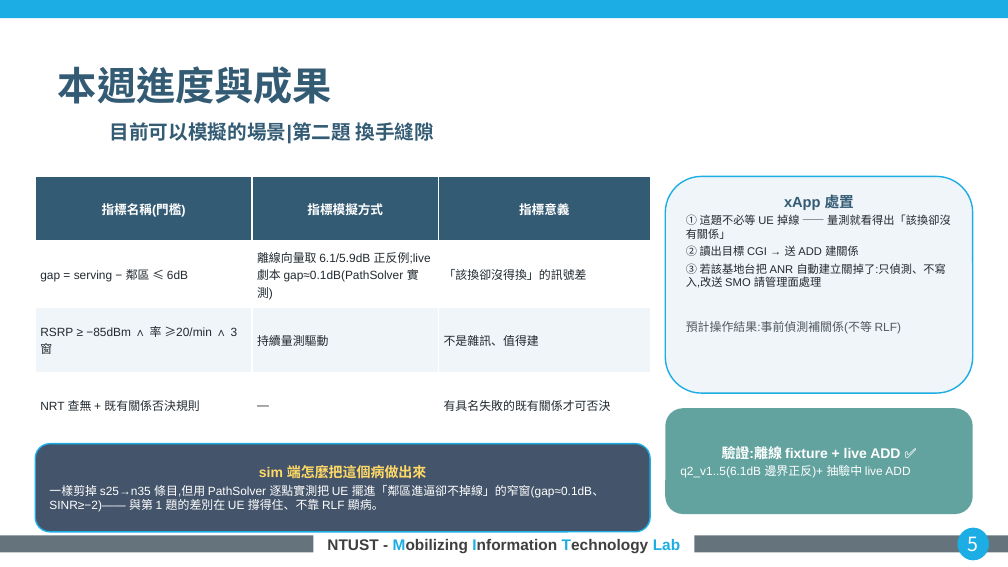
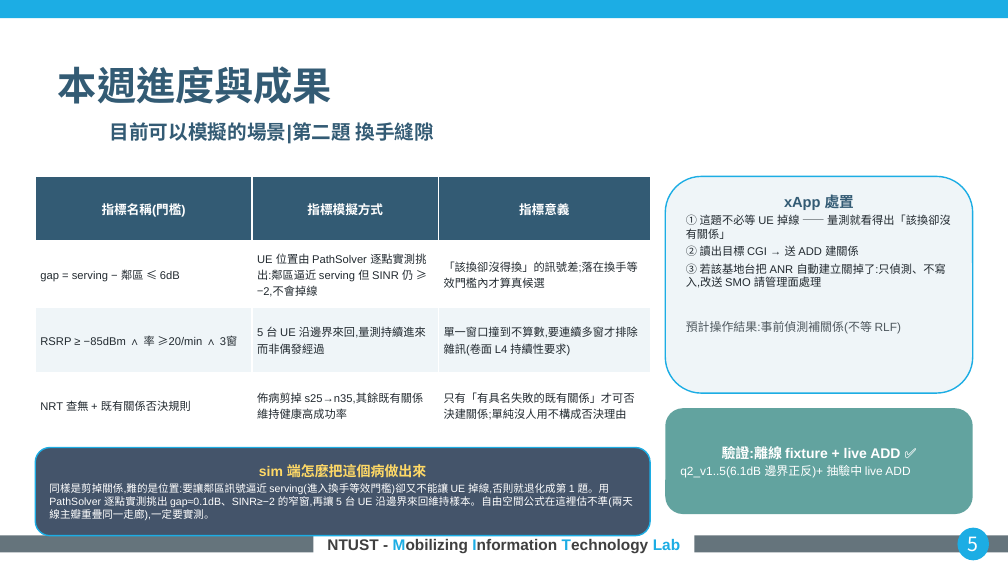
Before and after one commit to kimOuO/RAN-sim-OAI, a slide deck: slide 5 of docs/report/8_27_進度報告_v10十二題.pptx. Drawn at 1008x567 pixels with LibreOffice and Linux fonts; fonts in the diff are those of the drawing; background and template pictures are left out. Boxes give left, top, right and bottom in pixels: in the first picture for what was removed or moved away, otherwise in the second. Text is boxed around its words. In the diff, an @@ line names an element or a change of style, - is before the commit and + after.

```diff
--- a/docs/report/8_27_進度報告_v10十二題.pptx
+++ b/docs/report/8_27_進度報告_v10十二題.pptx
@@ table at [35, 176, 650, 438] @@
-row 2, column 2: 離線向量取 6.1/5.9dB 正反例;live 劇本 gap≈0.1dB(PathSolver 實測)
+row 2, column 2: UE 位置由 PathSolver 逐點實測挑出:鄰區逼近 serving 但 SINR 仍 ≥ −2,不會掉線
-row 2, column 3: 「該換卻沒得換」的訊號差
+row 2, column 3: 「該換卻沒得換」的訊號差;落在換手等效門檻內才算真候選
-row 3, column 2: 持續量測驅動
+row 3, column 2: 5 台 UE 沿邊界來回,量測持續進來而非偶發經過
-row 3, column 3: 不是雜訊、值得建
+row 3, column 3: 單一窗口撞到不算數,要連續多窗才排除雜訊(卷面 L4 持續性要求)
-row 4, column 2: —
+row 4, column 2: 佈病剪掉 s25→n35,其餘既有關係維持健康高成功率
-row 4, column 3: 有具名失敗的既有關係才可否決
+row 4, column 3: 只有「有具名失敗的既有關係」才可否決建關係;單純沒人用不構成否決理由
@@ size 8.5 to 8 pt in "gap = serving − 鄰區 ≤ 6dB", "RSRP ≥ −85dBm ∧ 率 ≥20/min ∧ ...", "NRT 查無 + 既有關係否決規則" @@
@@ rounded rectangle "sim 端怎麼把這個病做出來": place and size @@
-rounded rectangle "sim 端怎麼把這個病做出來" at [35, 444, 650, 531]
+rounded rectangle "sim 端怎麼把這個病做出來" at [35, 448, 650, 535]
@@ text in rounded rectangle at [49, 483, 632, 520]: text changed; size 8.5 to 7.5 pt @@
-一樣剪掉 s25→n35 條目,但用 PathSolver 逐點實測把 UE 擺進「鄰區進逼卻不掉線」的窄窗(gap≈0.1dB、SINR≥−2)—— 與第 1 題的差別在 UE 撐得住、不靠 RLF 顯病。
+同樣是剪掉關係,難的是位置:要讓鄰區訊號逼近 serving(進入換手等效門檻)卻又不能讓 UE 掉線,否則就退化成第 1 題。用 PathSolver 逐點實測挑出 gap≈0.1dB、SINR≥−2 的窄窗,再讓 5 台 UE 沿邊界來回維持樣本。自由空間公式在這裡估不準(兩天線主瓣重疊同一走廊),一定要實測。
```
Also in this commit, not shown: 12 other slides changed.
